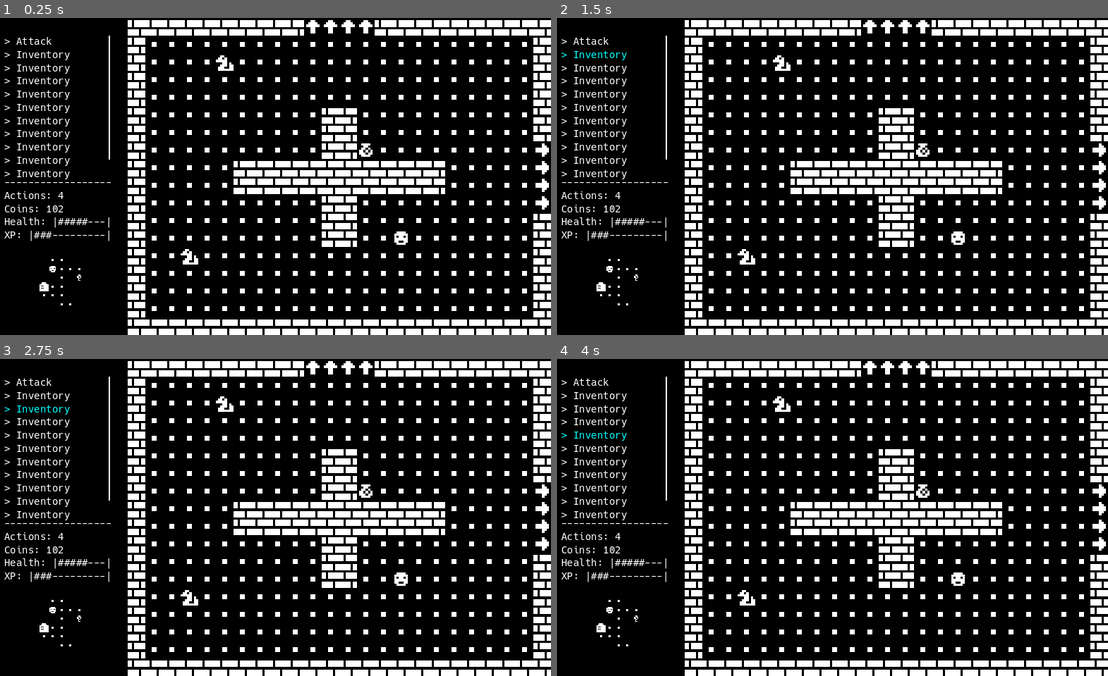
Above: before the commit, frames 1-4 (two rows, left to right).
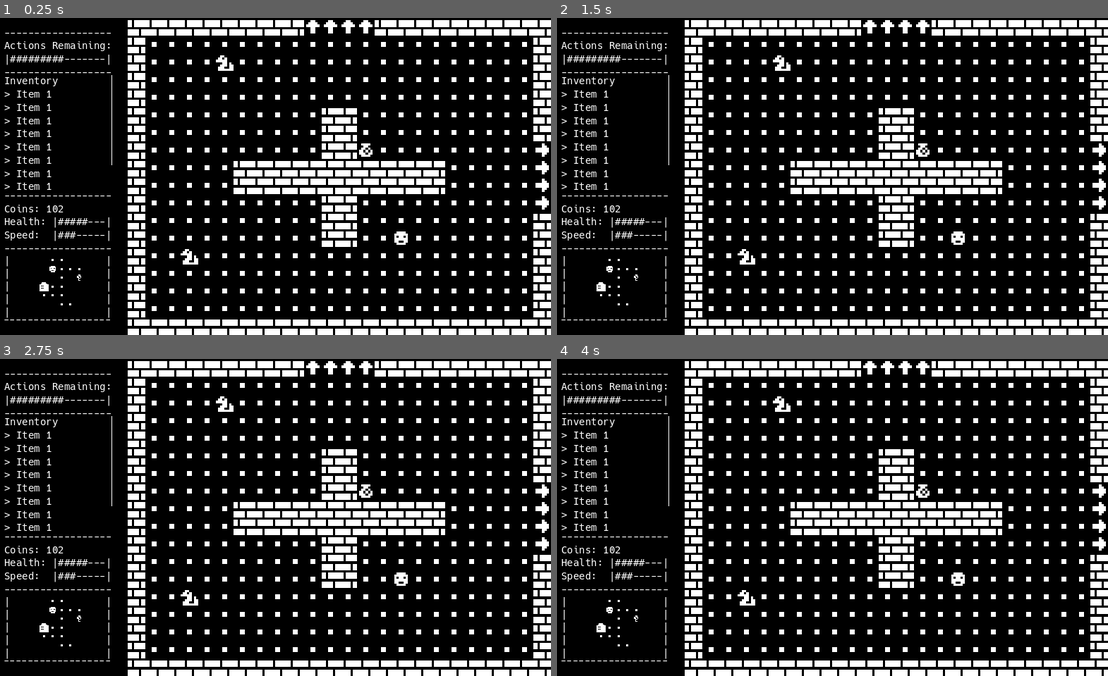
Above: after the commit, the same moments.

Repository: youssefevan/ITCS-5232
Game: Godot game, scene res://scenes/world.tscn
Same seed, same stepped clock (60 frames per second), same inputs: the game is played once before the commit and once after it.
Inputs (mouse positions are in pixels of both pictures, inside the frame that each line leads up to):
- Up to frame 1 (0.25 s): no input
- Up to frame 2 (1.5 s): click (584, 40) at 0.5 s, where only the run before the commit has a clickable "> Attack"; click (595, 56) at 1.25 s, where only the run before the commit has a clickable "> Inventory"
- Up to frame 3 (2.75 s): click (38, 409) at 2 s, where only the run before the commit has a clickable "> Inventory"
- Up to frame 4 (4 s): click (595, 422) at 2.75 s, where only the run before the commit has a clickable "> Inventory"; click (595, 435) at 3.5 s, where only the run before the commit has a clickable "> Inventory"

The runs differ from the first frame. In frame 1, 2.2% of the frame differs, in the area x 0-21%, y 4-96%; in frame 2, 2.2%; in frame 3, 2.2%; in frame 4, 2.2%.

Commit message:
Reworked some gui, started work on attacks

Diff:
--- /dev/null
+++ b/itcs-5232/blink.gdshader
@@ -0,0 +1,14 @@
+shader_type canvas_item;
+
+void vertex() {
+	// Called for every vertex the material is visible on.
+}
+
+void fragment() {
+	// Called for every pixel the material is visible on.
+}
+
+//void light() {
+	// Called for every pixel for every light affecting the CanvasItem.
+	// Uncomment to replace the default light processing function with this one.
+//}
--- a/itcs-5232/project.godot
+++ b/itcs-5232/project.godot
@@ -45,6 +45,11 @@
 "events": [Object(InputEventKey,"resource_local_to_scene":false,"resource_name":"","device":-1,"window_id":0,"alt_press …(192 unchanged characters)…
 ]
 }
+attack={
+"deadzone": 0.5,
+"events": [Object(InputEventKey,"resource_local_to_scene":false,"resource_name":"","device":-1,"window_id":0,"alt_pressed":false,"shift_pressed":false,"ctrl_pressed":false,"meta_pressed":false,"pressed":false,"keycode":0,"physical_keycode":32,"key_label":0,"unicode":32,"location":0,"echo":false,"script":null)
+]
+}
 
 [layer_names]
 
@@ -52,6 +57,8 @@
 2d_physics/layer_2="Player"
 2d_physics/layer_3="Enemy"
 2d_physics/layer_4="Item"
+2d_physics/layer_5="Hitbox"
+2d_physics/layer_6="Hurtbox"
 
 [rendering]
 
--- /dev/null
+++ b/itcs-5232/scenes/attack.tscn
@@ -0,0 +1,30 @@
+[gd_scene load_steps=7 format=3 uid="uid://blk6e2hwep16e"]
+
+[ext_resource type="Script" path="res://scripts/attack.gd" id="1_5hlyf"]
+[ext_resource type="Texture2D" uid="uid://pflr6dfh4e1f" path="res://sprites/sprite.png" id="1_wxhqa"]
+[ext_resource type="Shader" path="res://shaders/recolor.gdshader" id="2_gg2wc"]
+
+[sub_resource type="ShaderMaterial" id="ShaderMaterial_jbkhq"]
+shader = ExtResource("2_gg2wc")
+shader_parameter/inputColor = Vector4(0, 0, 0, 0)
+shader_parameter/transparentBG = null
+
+[sub_resource type="AtlasTexture" id="AtlasTexture_k52rg"]
+atlas = ExtResource("1_wxhqa")
+region = Rect2(24, 56, 8, 8)
+
+[sub_resource type="CircleShape2D" id="CircleShape2D_ae0gy"]
+radius = 4.0
+
+[node name="Attack" type="Area2D"]
+collision_layer = 16
+collision_mask = 32
+script = ExtResource("1_5hlyf")
+color = Color(1, 0, 0, 1)
+
+[node name="Sprite" type="Sprite2D" parent="."]
+material = SubResource("ShaderMaterial_jbkhq")
+texture = SubResource("AtlasTexture_k52rg")
+
+[node name="Collider" type="CollisionShape2D" parent="."]
+shape = SubResource("CircleShape2D_ae0gy")
--- a/itcs-5232/scenes/game.tscn
+++ b/itcs-5232/scenes/game.tscn
@@ -1,6 +1,7 @@
-[gd_scene load_steps=12 format=4 uid="uid://ccye5cat0b1ls"]
+[gd_scene load_steps=13 format=4 uid="uid://ccye5cat0b1ls"]
 
 [ext_resource type="Texture2D" uid="uid://pflr6dfh4e1f" path="res://sprites/sprite.png" id="1_bq4ql"]
+[ext_resource type="Script" path="res://scripts/game.gd" id="1_eos4f"]
 [ext_resource type="PackedScene" uid="uid://wb6y15mcmjxk" path="res://scenes/enemy.tscn" id="2_407ex"]
 [ext_resource type="PackedScene" uid="uid://cht6byjuqlgbc" path="res://scenes/item.tscn" id="3_bgsea"]
 [ext_resource type="PackedScene" uid="uid://doe7qpfdwxevf" path="res://scenes/player.tscn" id="4_xkwhp"]
@@ -40,8 +41,10 @@
 sources/0 = SubResource("TileSetScenesCollectionSource_5v0kt")
 sources/1 = SubResource("TileSetScenesCollectionSource_h0p6i")
 
-[node name="Game" type="Node2D"]
+[node name="Game" type="Node2D" node_paths=PackedStringArray("player")]
 scale = Vector2(8, 8)
+script = ExtResource("1_eos4f")
+player = NodePath("Player")
 
 [node name="Background" type="TileMapLayer" parent="."]
 tile_map_data = PackedByteArray("AAAPAAAAAAAGAAcAAAAPAAEAAAAGAAcAAAAPAAIAAAAGAAcAAAAPAAMAAAAGAAcAAAAPAAQAAAAGAAcAAAAPAA …(6832 unchanged characters)…
--- a/itcs-5232/scenes/player.tscn
+++ b/itcs-5232/scenes/player.tscn
@@ -1,6 +1,7 @@
-[gd_scene load_steps=4 format=3 uid="uid://doe7qpfdwxevf"]
+[gd_scene load_steps=5 format=3 uid="uid://doe7qpfdwxevf"]
 
 [ext_resource type="Script" path="res://scripts/player.gd" id="1_rpg5j"]
+[ext_resource type="PackedScene" uid="uid://blk6e2hwep16e" path="res://scenes/attack.tscn" id="2_crqo3"]
 [ext_resource type="Texture2D" uid="uid://pflr6dfh4e1f" path="res://sprites/sprite.png" id="2_krjxa"]
 
 [sub_resource type="CircleShape2D" id="CircleShape2D_jv4ov"]
@@ -9,6 +10,7 @@
 [node name="Player" type="Area2D"]
 collision_layer = 2
 script = ExtResource("1_rpg5j")
+attack_scene = ExtResource("2_crqo3")
 
 [node name="Sprite" type="Sprite2D" parent="."]
 position = Vector2(4, 4)
@@ -23,3 +25,6 @@
 [node name="PhysicsRay" type="RayCast2D" parent="."]
 position = Vector2(4, 4)
 target_position = Vector2(0, 8)
+
+[node name="AttackHandler" type="Node2D" parent="."]
+position = Vector2(4, 4)
--- a/itcs-5232/scenes/world.tscn
+++ b/itcs-5232/scenes/world.tscn
@@ -29,99 +29,96 @@
 offset_bottom = 576.0
 theme = ExtResource("2_5brb3")
 
+[node name="ActionsRemaining" type="VBoxContainer" parent="Menu"]
+layout_mode = 2
+offset_left = 64.0
+offset_top = 32.0
+offset_right = 456.0
+offset_bottom = 216.0
+size_flags_horizontal = 3
+size_flags_vertical = 3
+
+[node name="Line" type="Label" parent="Menu/ActionsRemaining"]
+layout_mode = 2
+text = "------------------"
+
+[node name="ActionsRemaining" type="Label" parent="Menu/ActionsRemaining"]
+layout_mode = 2
+size_flags_horizontal = 0
+text = "Actions Remaining:"
+
+[node name="ActionsBar" type="Label" parent="Menu/ActionsRemaining"]
+layout_mode = 2
+size_flags_horizontal = 0
+text = "|#########-------|"
+
+[node name="Line2" type="Label" parent="Menu/ActionsRemaining"]
+layout_mode = 2
+text = "------------------"
+
 [node name="ScrollContainer" type="ScrollContainer" parent="Menu"]
 layout_mode = 2
 offset_left = 64.0
-offset_top = 64.0
-offset_right = 448.0
-offset_bottom = 592.0
-
-[node name="Buttons" type="VBoxContainer" parent="Menu/ScrollContainer"]
-layout_mode = 2
-
-[node name="Attack" type="Button" parent="Menu/ScrollContainer/Buttons"]
-layout_mode = 2
-size_flags_horizontal = 0
-text = "> Attack"
-flat = true
-
-[node name="Inventory" type="Button" parent="Menu/ScrollContainer/Buttons"]
-layout_mode = 2
-size_flags_horizontal = 0
-text = "> Inventory"
-flat = true
-
-[node name="Inventory2" type="Button" parent="Menu/ScrollContainer/Buttons"]
-layout_mode = 2
-size_flags_horizontal = 0
-text = "> Inventory"
-flat = true
-
-[node name="Inventory3" type="Button" parent="Menu/ScrollContainer/Buttons"]
-layout_mode = 2
-size_flags_horizontal = 0
-text = "> Inventory"
-flat = true
-
-[node name="Inventory4" type="Button" parent="Menu/ScrollContainer/Buttons"]
-layout_mode = 2
-size_flags_horizontal = 0
-text = "> Inventory"
-flat = true
-
-[node name="Inventory5" type="Button" parent="Menu/ScrollContainer/Buttons"]
-layout_mode = 2
-size_flags_horizontal = 0
-text = "> Inventory"
-flat = true
-
-[node name="Inventory6" type="Button" parent="Menu/ScrollContainer/Buttons"]
-layout_mode = 2
-size_flags_horizontal = 0
-text = "> Inventory"
-flat = true
-
-[node name="Inventory7" type="Button" parent="Menu/ScrollContainer/Buttons"]
-layout_mode = 2
-size_flags_horizontal = 0
-text = "> Inventory"
-flat = true
-
-[node name="Inventory8" type="Button" parent="Menu/ScrollContainer/Buttons"]
-layout_mode = 2
-size_flags_horizontal = 0
-text = "> Inventory"
-flat = true
-
-[node name="Inventory9" type="Button" parent="Menu/ScrollContainer/Buttons"]
-layout_mode = 2
-size_flags_horizontal = 0
-text = "> Inventory"
-flat = true
-
-[node name="Inventory10" type="Button" parent="Menu/ScrollContainer/Buttons"]
-layout_mode = 2
-size_flags_horizontal = 0
-text = "> Inventory"
-flat = true
-
-[node name="Inventory11" type="Button" parent="Menu/ScrollContainer/Buttons"]
-layout_mode = 2
-size_flags_horizontal = 0
-text = "> Inventory"
-flat = true
-
-[node name="Inventory12" type="Button" parent="Menu/ScrollContainer/Buttons"]
-layout_mode = 2
-size_flags_horizontal = 0
-text = "> Inventory"
-flat = true
+offset_top = 208.0
+offset_right = 456.0
+offset_bottom = 640.0
+
+[node name="Inventory" type="VBoxContainer" parent="Menu/ScrollContainer"]
+layout_mode = 2
+
+[node name="Title" type="Label" parent="Menu/ScrollContainer/Inventory"]
+layout_mode = 2
+text = "Inventory"
+
+[node name="Item" type="Label" parent="Menu/ScrollContainer/Inventory"]
+layout_mode = 2
+text = "> Item 1"
+
+[node name="Item2" type="Label" parent="Menu/ScrollContainer/Inventory"]
+layout_mode = 2
+text = "> Item 1"
+
+[node name="Item3" type="Label" parent="Menu/ScrollContainer/Inventory"]
+layout_mode = 2
+text = "> Item 1"
+
+[node name="Item4" type="Label" parent="Menu/ScrollContainer/Inventory"]
+layout_mode = 2
+text = "> Item 1"
+
+[node name="Item5" type="Label" parent="Menu/ScrollContainer/Inventory"]
+layout_mode = 2
+text = "> Item 1"
+
+[node name="Item6" type="Label" parent="Menu/ScrollContainer/Inventory"]
+layout_mode = 2
+text = "> Item 1"
+
+[node name="Item7" type="Label" parent="Menu/ScrollContainer/Inventory"]
+layout_mode = 2
+text = "> Item 1"
+
+[node name="Item8" type="Label" parent="Menu/ScrollContainer/Inventory"]
+layout_mode = 2
+text = "> Item 1"
+
+[node name="Item9" type="Label" parent="Menu/ScrollContainer/Inventory"]
+layout_mode = 2
+text = "> Item 1"
+
+[node name="Item10" type="Label" parent="Menu/ScrollContainer/Inventory"]
+layout_mode = 2
+text = "> Item 1"
+
+[node name="Item11" type="Label" parent="Menu/ScrollContainer/Inventory"]
+layout_mode = 2
+text = "> Item 1"
 
 [node name="HUD" type="Control" parent="."]
 anchors_preset = 0
-offset_top = 576.0
+offset_top = 624.0
 offset_right = 512.0
-offset_bottom = 1152.0
+offset_bottom = 1120.0
 theme = ExtResource("2_5brb3")
 
 [node name="Stats" type="VBoxContainer" parent="HUD"]
@@ -134,10 +131,6 @@
 layout_mode = 2
 text = "------------------"
 
-[node name="Actions" type="Label" parent="HUD/Stats"]
-layout_mode = 2
-text = "Actions: 4"
-
 [node name="Coins" type="Label" parent="HUD/Stats"]
 layout_mode = 2
 text = "Coins: 102"
@@ -148,21 +141,67 @@
 
 [node name="XP" type="Label" parent="HUD/Stats"]
 layout_mode = 2
-text = "XP: |###---------|"
+text = "Speed:  |###-----|"
+
+[node name="Line2" type="Label" parent="HUD/Stats"]
+z_index = 1
+layout_mode = 2
+text = "------------------"
 
 [node name="MinimapRender" type="SubViewportContainer" parent="HUD"]
 layout_mode = 2
 offset_left = 128.0
-offset_top = 256.0
+offset_top = 208.0
 offset_right = 384.0
-offset_bottom = 512.0
+offset_bottom = 480.0
 size_flags_vertical = 3
 stretch = true
 stretch_shrink = 4
 
 [node name="SubViewport" type="SubViewport" parent="HUD/MinimapRender"]
 handle_input_locally = false
-size = Vector2i(64, 64)
+size = Vector2i(64, 68)
 render_target_update_mode = 4
 
 [node name="Minimap" parent="HUD/MinimapRender/SubViewport" instance=ExtResource("3_civkx")]
+
+[node name="Line3" type="Label" parent="HUD"]
+z_index = 1
+layout_mode = 2
+offset_left = 64.0
+offset_top = 235.0
+offset_right = 86.0
+offset_bottom = 462.0
+text = "|
+|
+|
+|
+|"
+
+[node name="Line4" type="Label" parent="HUD"]
+z_index = 1
+layout_mode = 2
+offset_left = 432.0
+offset_top = 235.0
+offset_right = 454.0
+offset_bottom = 462.0
+text = "|
+|
+|
+|
+|"
+
+[node name="Line" type="Label" parent="HUD"]
+z_index = 1
+layout_mode = 1
+anchors_preset = 7
+anchor_left = 0.5
+anchor_top = 1.0
+anchor_right = 0.5
+anchor_bottom = 1.0
+offset_left = -195.0
+offset_top = -43.0
+offset_right = 195.0
+grow_horizontal = 2
+grow_vertical = 0
+text = "------------------"
--- /dev/null
+++ b/itcs-5232/scripts/attack.gd
@@ -0,0 +1,11 @@
+extends Area2D
+class_name Attack
+
+var damage : int
+enum type {FIRE, ICE, MAGIC, NECROTIC}
+
+@export var color : Color
+
+func _ready():
+	$Sprite.material.set("shader_parameter/inputColor", color)
+	$Sprite.material.set("shader_parameter/transparentBG", true)
--- /dev/null
+++ b/itcs-5232/scripts/game.gd
@@ -0,0 +1,13 @@
+extends Node2D
+
+enum whose_turn {PLAYER, ENEMY}
+
+var active_entities = []
+
+@export var player : Player
+
+func start_turn() -> void:
+	pass
+
+func end_turn() -> void:
+	active_entities = []
--- a/itcs-5232/scripts/player.gd
+++ b/itcs-5232/scripts/player.gd
@@ -2,10 +2,14 @@
 class_name Player
 
 @onready var ray = $PhysicsRay
+@onready var attack_handler = $AttackHandler
+
+@export var attack_scene : PackedScene
 
 var tile_size = 8
 var animation_speed = 5
 var moving = false
+var attacking = false
 
 var inputs = {"right": Vector2.RIGHT,
 			"left": Vector2.LEFT,
@@ -14,14 +18,18 @@
 
 var active_inputs = []
 
-func movement_tween(dir):
-	var tween = create_tween()
-	tween.tween_property(self, "position", position + inputs[dir] * tile_size, 1.0/animation_speed).set_trans(Tween.TRANS_SINE)
-	moving = true
-	await tween.finished
-	moving = false
+func _physics_process(delta):
+	if !attacking:
+		handle_movement()
 
-func _physics_process(delta):
+func _unhandled_input(event: InputEvent) -> void:
+	if Input.is_action_just_pressed("attack"):
+		if !attacking:
+			enter_attack()
+		else:
+			exit_attack()
+
+func handle_movement():
 	for dir in inputs.keys():
 		if Input.is_action_pressed(dir):
 			if dir in active_inputs:
@@ -43,3 +51,23 @@
 		movement_tween(dir)
 	elif ray.get_collider() is TileMap:# or ray.get_collider() is Enemy:
 		pass
+
+func movement_tween(dir):
+	var tween = create_tween()
+	tween.tween_property(self, "position", position + inputs[dir] * tile_size, 1.0/animation_speed).set_trans(Tween.TRANS_SINE)
+	moving = true
+	await tween.finished
+	moving = false
+
+func enter_attack():
+	attacking = true
+
+	var attack = attack_scene.instantiate()
+	attack_handler.add_child(attack)
+	attack.position.y -= tile_size
+	attack.color = Color.RED
+
+func exit_attack():
+	attacking = false
+	for child in attack_handler.get_children():
+		child.call_deferred("free")
--- /dev/null
+++ b/itcs-5232/shaders/recolor.gdshader
@@ -0,0 +1,28 @@
+shader_type canvas_item;
+
+uniform vec4 inputColor;
+uniform bool transparentBG;
+
+void vertex() {
+	// Called for every vertex the material is visible on.
+}
+
+void fragment() {
+	vec4 textureColor = texture(TEXTURE, UV);
+
+	if (textureColor == vec4(1.0, 1.0, 1.0, 1.0)) {
+		COLOR = inputColor;
+	}
+
+	if (transparentBG == true) {
+		if (textureColor == vec4(0.0, 0.0, 0.0, 1.0)) {
+			COLOR = vec4(0.0, 0.0, 0.0, 0.0);
+		}
+	}
+
+}
+
+//void light() {
+	// Called for every pixel for every light affecting the CanvasItem.
+	// Uncomment to replace the default light processing function with this one.
+//}
Binary file changed: itcs-5232/sprites/sprite.png
